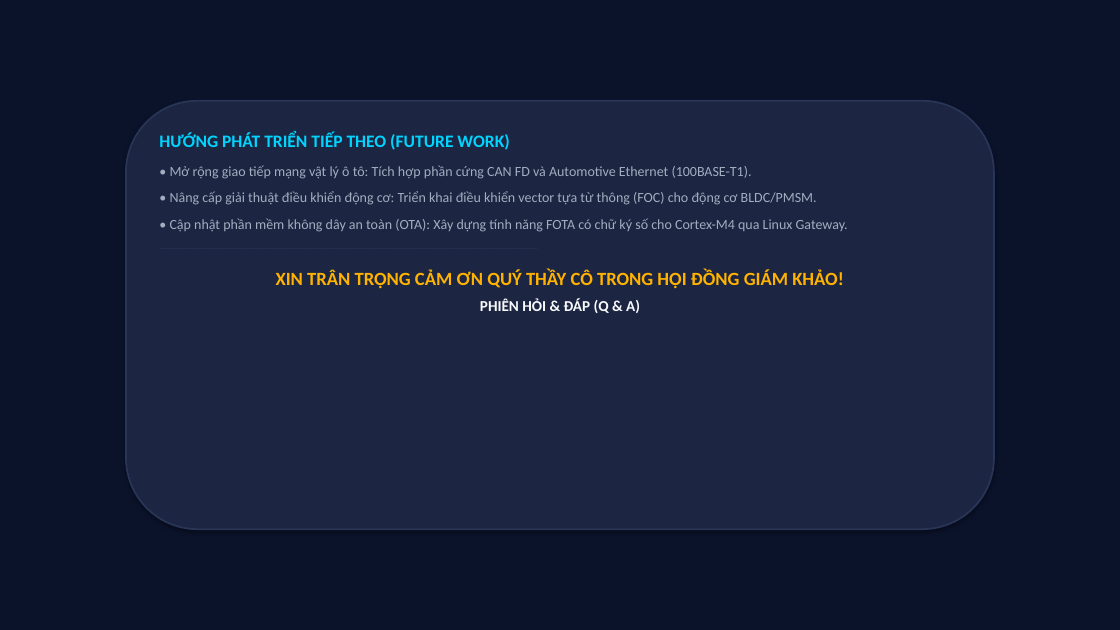
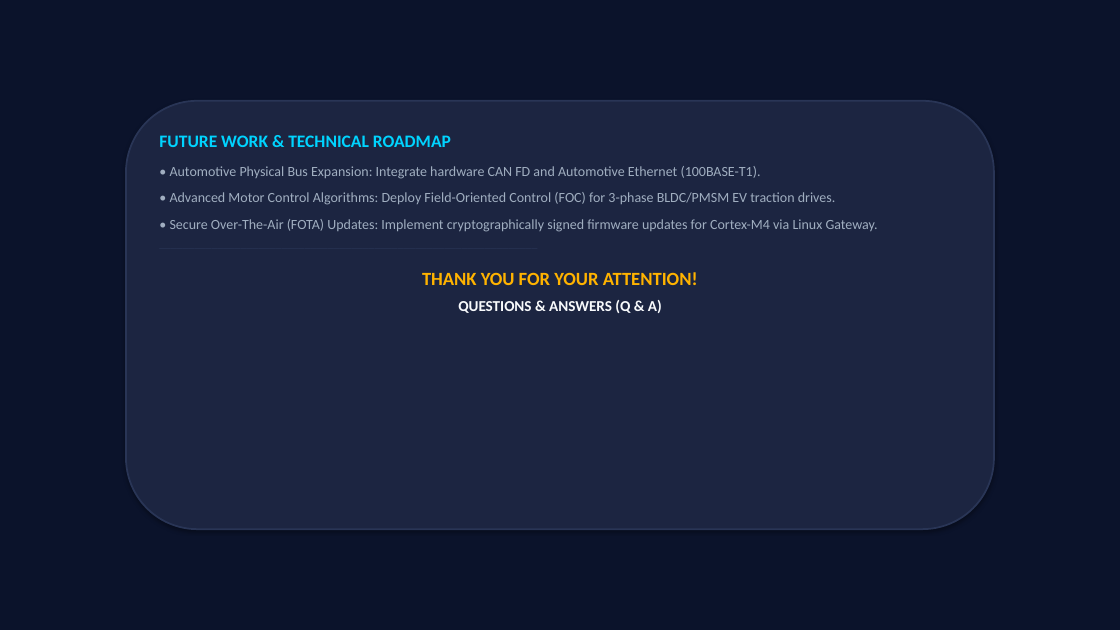
Before and after one commit to dobuuphuoc/stm32mp157d-dk1-automotive-gateway, a slide deck: slide 17 of docs/AUTOMOTIVE_DOMAIN_GATEWAY_PRESENTATION.pptx. Drawn at 1120x630 pixels with LibreOffice and Linux fonts; fonts in the diff are those of the drawing. Boxes give left, top, right and bottom in pixels: in the first picture for what was removed or moved away, otherwise in the second. Text is boxed around its words. In the diff, an @@ line names an element or a change of style, - is before the commit and + after.

```diff
--- a/docs/AUTOMOTIVE_DOMAIN_GATEWAY_PRESENTATION.pptx
+++ b/docs/AUTOMOTIVE_DOMAIN_GATEWAY_PRESENTATION.pptx
@@ text at [159,135,878,232]: text changed @@
-HƯỚNG PHÁT TRIỂN TIẾP THEO (FUTURE WORK)
-• Mở rộng giao tiếp mạng vật lý ô tô: Tích hợp phần cứng CAN FD và Automotive Ethernet (100BASE-T1).
-• Nâng cấp giải thuật điều khiển động cơ: Triển khai điều khiển vector tựa từ thông (FOC) cho động cơ BLDC/PMSM.
-• Cập nhật phần mềm không dây an toàn (OTA): Xây dựng tính năng FOTA có chữ ký số cho Cortex-M4 qua Linux Gateway.
+FUTURE WORK & TECHNICAL ROADMAP
+• Automotive Physical Bus Expansion: Integrate hardware CAN FD and Automotive Ethernet (100BASE-T1).
+• Advanced Motor Control Algorithms: Deploy Field-Oriented Control (FOC) for 3-phase BLDC/PMSM EV traction drives.
+• Secure Over-The-Air (FOTA) Updates: Implement cryptographically signed firmware updates for Cortex-M4 via Linux Gateway.
@@ text at [422,272,698,313]: text changed @@
-XIN TRÂN TRỌNG CẢM ƠN QUÝ THẦY CÔ TRONG HỘI ĐỒNG GIÁM KHẢO!
-PHIÊN HỎI & ĐÁP (Q & A)
+THANK YOU FOR YOUR ATTENTION!
+QUESTIONS & ANSWERS (Q & A)
```
Also in this commit, not shown: 15 other slides changed, 1 slide added, 1 slide removed, 17 other files.
